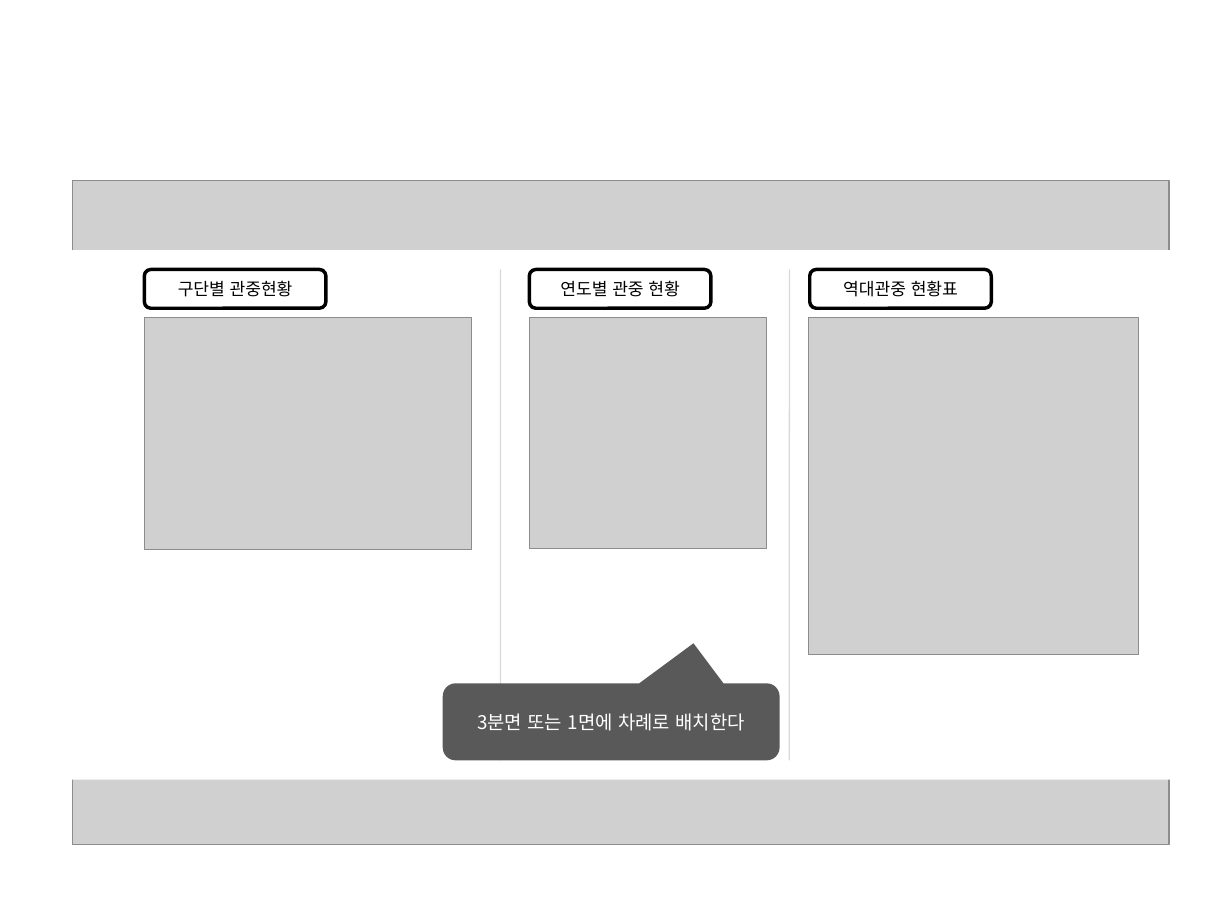
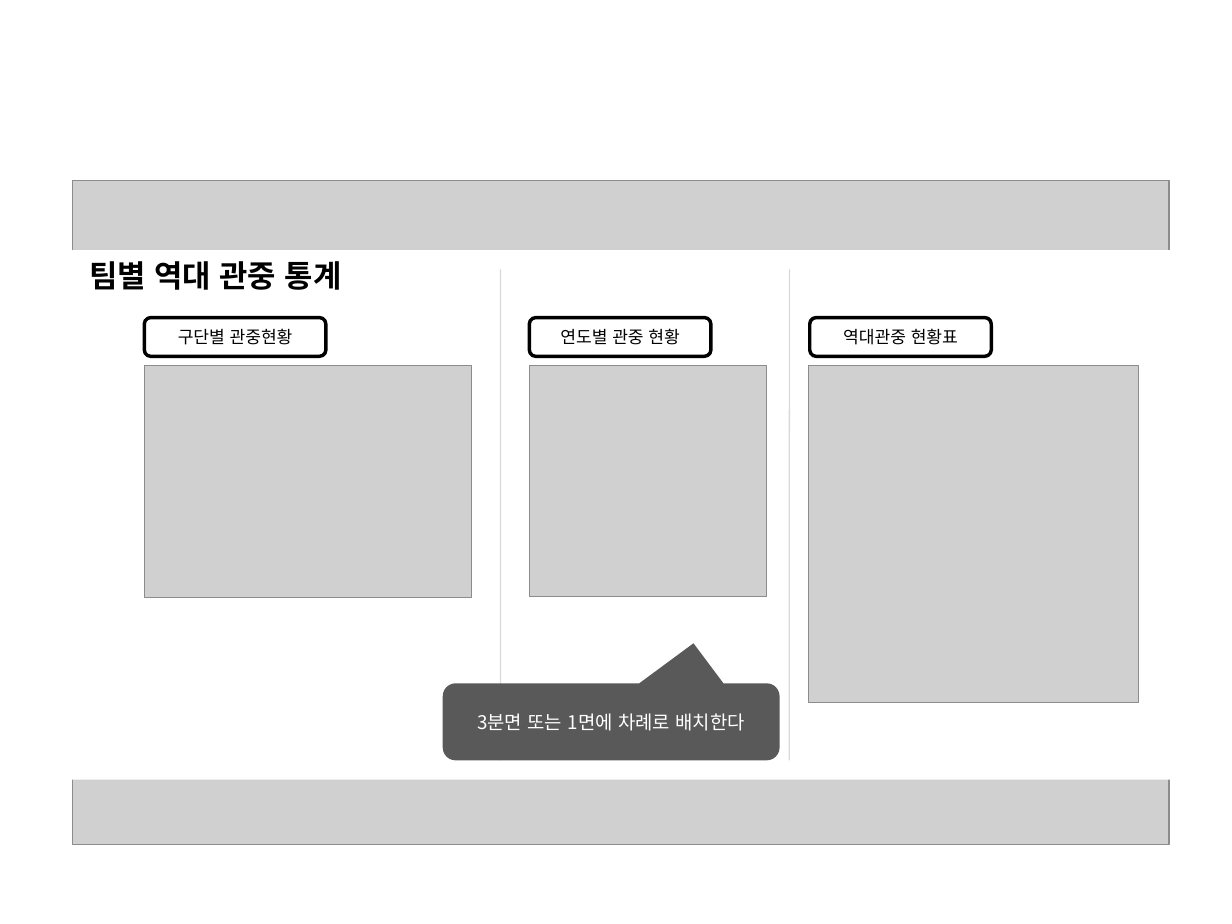
Before and after one commit to banana1531/ggs, a slide deck: slide 19 of doc/0.공용폴더/05 와이어프레임/00 와이어프레임 - 종합 rev 00.pptx. Drawn at 1232x924 pixels with LibreOffice and Linux fonts; fonts in the diff are those of the drawing; grey boxes stand for pictures. Boxes give left, top, right and bottom in pixels: in the first picture for what was removed or moved away, otherwise in the second. Text is boxed around its words. In the diff, an @@ line names an element or a change of style, - is before the commit and + after.

```diff
--- a/doc/0.공용폴더/05 와이어프레임/00 와이어프레임 - 종합 rev 00.pptx
+++ b/doc/0.공용폴더/05 와이어프레임/00 와이어프레임 - 종합 rev 00.pptx
@@ text added at bbox=[89, 261, 342, 290], 18 pt, text #000000, bold @@
+팀별 역대 관중 통계
@@ 3 pictures, 3 rounded rectangles: place and size @@
-3 pictures, 3 rounded rectangles at bbox=[144, 270, 1138, 654]
+3 pictures, 3 rounded rectangles at bbox=[144, 318, 1138, 702]
```
Also in this commit, not shown: 1 other file.
